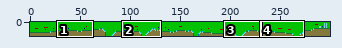
Sprite sheet -- res/lvls/3.png. Above, an overview of the earlier version with the close-up marked.
Close-up. As it was:
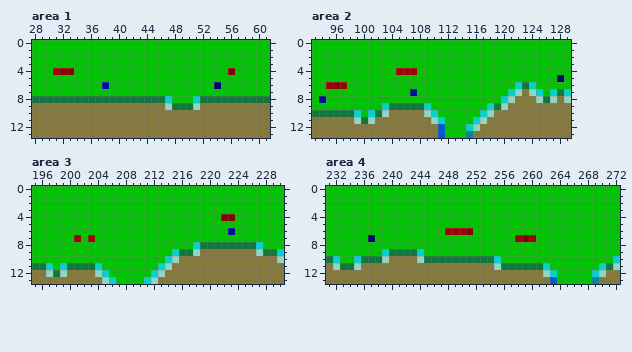
The file is 300x14 pixels. Colours within 5 levels of each other are drawn and written as one. Shown: area 1: x 28..61, y 0..13; area 2: x 93..129, y 0..13; area 3: x 195..230, y 0..13; area 4: x 231..272, y 0..13. The commit also changed other parts of the picture, which this record leaves out.
After the commit:
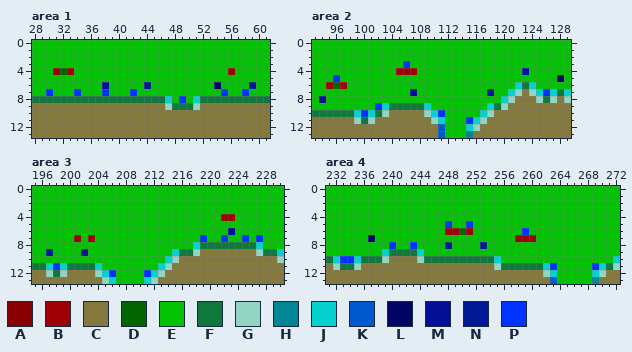
Palette (. is transparent): A #880000  B #9e0003  C #85783d  D #036500  E #02c203  F #10783d  G #92d5c3  H #008695  J #05d1cf  K #0159cf  L #020564  M #020f96  N #021996  P #0232ff
Change:
Area 1:
Colour A becomes colour B in row 4 at x 33 and 56.
Colour A becomes colour D in row 4 at x 32.
Colour E becomes colour N in row 6 at x 44 and 59.
Colour E becomes colour P in row 7 at x 30, 34, 38, 42, 55 and 58; in row 8 at x 49.
Area 2:
Colour A becomes colour D in row 6 at x 96.
Colour E becomes colour N in row 4 at x 123; in row 7 at x 118.
Colour E becomes colour P in row 3 at x 106; in row 5 at x 96; in row 7 at x 126; in row 9 at x 102; in row 10 at x 100 and 111; in row 11 at x 115.
Area 3:
Colour A becomes colour B in row 4 at x 222 to 223.
Colour E becomes colour N in row 9 at x 197 and 202.
Colour E becomes colour P in row 7 at x 219, 222, 225 and 227; in row 11 at x 198; in row 12 at x 206 and 211.
Area 4:
Colour A becomes colour B in row 6 at x 251; in row 7 at x 259.
Colour B becomes colour D in row 6 at x 250.
Colour E becomes colour N in row 8 at x 248 and 253.
Colour E becomes colour P in row 5 at x 248 and 251; in row 6 at x 259; in row 8 at x 240 and 243; in row 10 at x 233 to 234; in row 11 at x 263 and 269.
